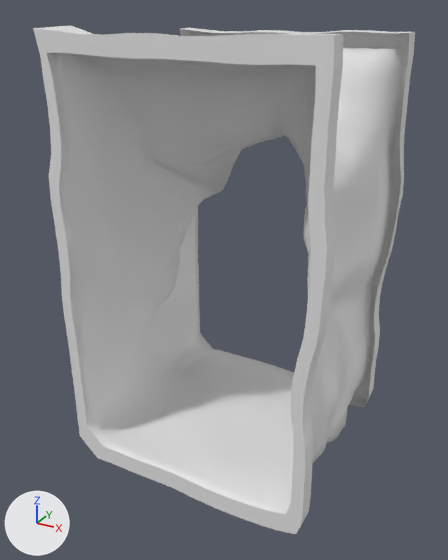
An edit to the FBX model Assets/Models/way/cave module 7.fbx, drawn before and after from the same camera.
One viewpoint serves both versions: a 50 mm lens placed at (6.97, -13.38, 10.88), pointed at (-0.17, -0.4, 4.39). The lights are fixed; the arrows at lower left show +X, +Y and +Z. Where no turn or scale is listed for an object, it has been applied to the vertices.
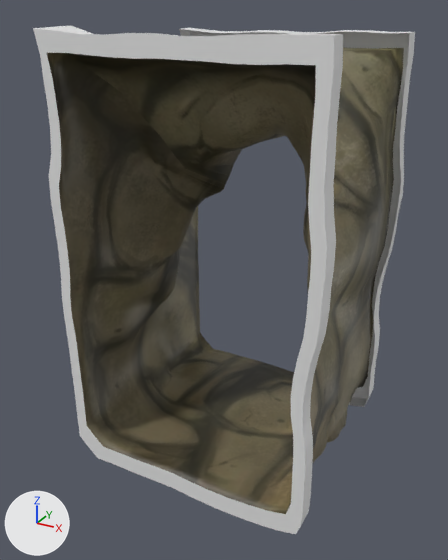
Diff of the bpy script that builds the scene:
```diff
--- a/Assets/Models/way/cave module 7.fbx.py
+++ b/Assets/Models/way/cave module 7.fbx.py
@@ img_wall1_jpg @@
+img_wall1_jpg = load_image('wall1.jpg', 'mat/wall1.jpg', 1024, 1024, 'sRGB')
@@ mat_stone @@
 mat_stone = principled_material('stone')
-mat_stone.base_color = (0.8, 0.8, 0.8)  # white #e7e7e7
+mat_stone.texture = img_wall1_jpg
@@ me_plane_010 @@
 me_plane_010.from_pydata(...)  # 1664 vertices, 1600 faces; spans x -3.36..3.47, y -3.02..3.05, z -0.6..10.53
 # used by ob_plane_006; location = (0.0, 0.0, 0.0)
+# me_plane_010 part 1: texture (UV) coordinates of 1344 of 1600 faces, centred in x -3.12..3.19, y -2.87..2.88, z -0.12..10.02, changed; they spanned u 0.0..1.0, v 0.0..1.0 and now span u 0.0..0.4, v 0.0..1.0
 me_plane_010.materials.append(mat_stone)
```

Where the change shows, as pixel boxes (x1, y1, x2, y2) in the pictures (448 x 560 px):
'Plane.006', surface changed: (44, 28, 412, 517) in both
part 1 of me_plane_010, surface changed: (47, 48, 404, 514) in both
